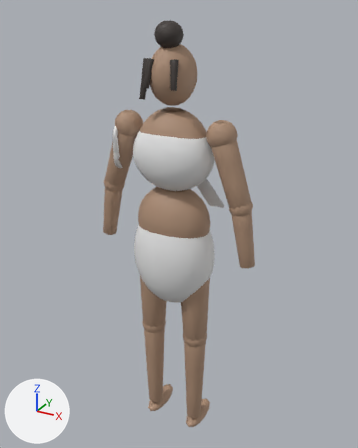
The FBX model .arena/production/2026-11-24_w1d7_blender_package/output/ADANNA_AD03_V2/ADANNA_AD03_V2.fbx: old version first, new version second.
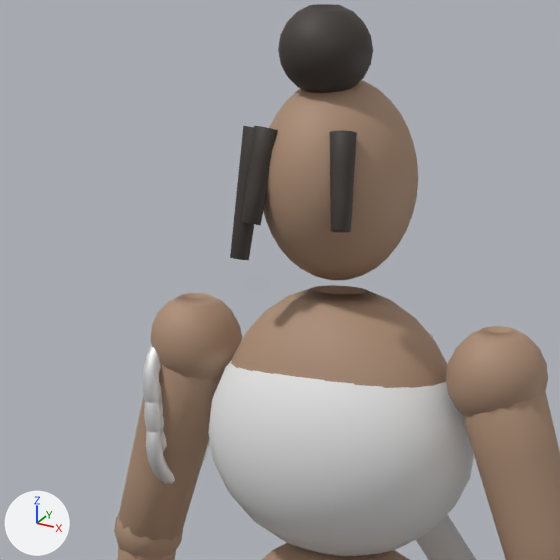
Each version is shown whole from a 50 mm camera at (0.937, -1.658, 1.887) aimed at (-0.01, 0.064, 1.026), then close up on the part from 19% to 67% of the width and 4% to 43% of the height. Lighting does not change. The marker at lower left points along +X, +Y and +Z. The older version's two pictures come first. Vertices at exactly the same position are counted once.

Objects in the first close-up: 'armlet_coil1_L_plain', 'armlet_coil2_L_plain', 'armlet_coil3_L_plain', 'braid1', 'braid2', 'braid3', 'hair_knot', 'head', 'neck_torso_upper', 'upperarm.L', 'upperarm.R', 'wrap_top_indigo' and 3 more.
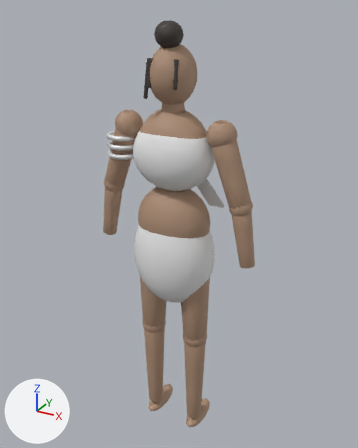
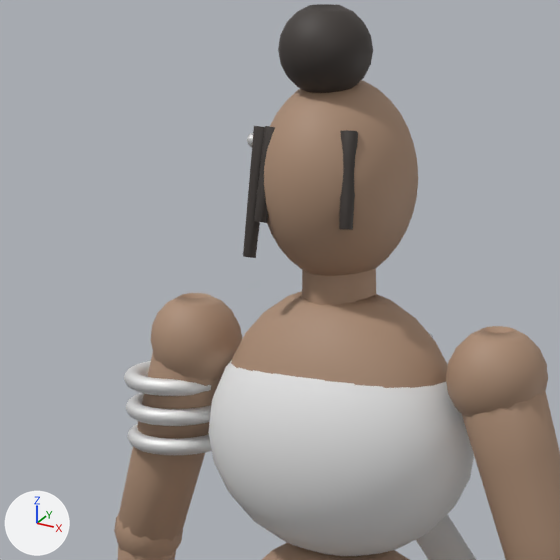
Pixel boxes (x1, y1, x2, y2) of what changed, in the close-ups (560 x 560 px):
'head', reshaped: before (264, 80, 418, 280); after (264, 80, 418, 305)
'braid2', reshaped: before (230, 126, 255, 260); after (243, 126, 265, 258)
'braid3', reshaped (31% narrower): before (329, 130, 357, 232); after (339, 130, 358, 230)
'braid1', reshaped: before (242, 126, 278, 225); after (254, 126, 275, 223)
'armlet_coil3_L_plain', reshaped: before (146, 415, 210, 484); after (127, 424, 212, 455)
'armlet_coil1_L_plain', reshaped: before (143, 344, 163, 416); after (124, 361, 211, 396)
'armlet_coil2_L_plain', reshaped: before (144, 383, 167, 451); after (126, 393, 211, 426)
part 6 of me_head, added (beige): after (302, 268, 376, 305)

What changed in the scene script:
```text
Change me_braid1:
    used by ob_braid1; location = (0.0, 0.0, 0.0)
    remove me_braid1.from_pydata(...)  # 42 vertices, 80 faces; spans x -0.068..-0.0338, y -0.1087..-0.0604, z 1.6124..1.7185
    add me_braid1.from_pydata(...)  # 42 vertices, 80 faces; spans x -0.0623..-0.0385, y -0.0894..-0.0522, z 1.6135..1.717
    me_braid1 part 5: 42 of 42 vertices moved; they spanned x -0.068..-0.0338, y -0.1087..-0.0604, z 1.6124..1.7185 and now span x -0.0623..-0.0385, y -0.0894..-0.0522, z 1.6135..1.717; mean shift (0.0012, 0.0145, 0.0)
Change me_armlet_coil2_l_plain:
    used by ob_armlet_coil2_l_plain; location = (0.0, 0.0, 0.0)
    remove me_armlet_coil2_l_plain.from_pydata(...)  # 200 vertices, 400 faces; spans x -0.248..-0.228, y -0.0665..0.0665, z 1.2955..1.4285
    add me_armlet_coil2_l_plain.from_pydata(...)  # 200 vertices, 400 faces; spans x -0.3045..-0.1715, y -0.0665..0.0665, z 1.352..1.372
    me_armlet_coil2_l_plain part 2: the whole mesh is multiplied about its middle by the matrix ((0.0, 1.0, 0.0), (0.0, 0.0, 1.0), (1.0, 0.0, 0.0))
Change me_braid2:
    used by ob_braid2; location = (0.0, 0.0, 0.0)
    remove me_braid2.from_pydata(...)  # 42 vertices, 80 faces; spans x -0.0848..-0.0478, y -0.1089..-0.0602, z 1.573..1.7177
    add me_braid2.from_pydata(...)  # 42 vertices, 80 faces; spans x -0.0784..-0.0525, y -0.0894..-0.0521, z 1.5739..1.7165
    me_braid2 part 7: 42 of 42 vertices moved; they spanned x -0.0848..-0.0478, y -0.1089..-0.0602, z 1.573..1.7177 and now span x -0.0784..-0.0525, y -0.0894..-0.0521, z 1.5739..1.7165; mean shift (0.0015, 0.0145, 0.0)
Change me_armlet_coil1_l_plain:
    used by ob_armlet_coil1_l_plain; location = (0.0, 0.0, 0.0)
    remove me_armlet_coil1_l_plain.from_pydata(...)  # 200 vertices, 400 faces; spans x -0.248..-0.228, y -0.0665..0.0665, z 1.3335..1.4665
    add me_armlet_coil1_l_plain.from_pydata(...)  # 200 vertices, 400 faces; spans x -0.3045..-0.1715, y -0.0665..0.0665, z 1.39..1.41
    me_armlet_coil1_l_plain part 3: the whole mesh is multiplied about its middle by the matrix ((0.0, 1.0, 0.0), (0.0, 0.0, 1.0), (1.0, 0.0, 0.0))
Change me_braid3:
    used by ob_braid3; location = (0.0, 0.0, 0.0)
    remove me_braid3.from_pydata(...)  # 42 vertices, 80 faces; spans x 0.0338..0.068, y -0.1087..-0.0604, z 1.6124..1.7185
    add me_braid3.from_pydata(...)  # 42 vertices, 80 faces; spans x 0.0385..0.0623, y -0.0894..-0.0522, z 1.6135..1.717
    me_braid3 part 1: 42 of 42 vertices moved; they spanned x 0.0338..0.068, y -0.1087..-0.0604, z 1.6124..1.7185 and now span x 0.0385..0.0623, y -0.0894..-0.0522, z 1.6135..1.717; mean shift (-0.0012, 0.0145, 0.0)
Change me_head:
    used by ob_head; location = (0.0, 0.0, 0.0)
    remove me_head.from_pydata(...)  # 410 vertices, 816 faces; spans x -0.088..0.088, y -0.1..0.1, z 1.543..1.765
    add me_head.from_pydata(...)  # 468 vertices, 928 faces; spans x -0.088..0.088, y -0.1..0.1, z 1.4..1.765
    me_head part 6: a new loose piece of 58 vertices spanning x -0.047..0.047, y -0.048..0.048, z 1.4..1.6, in mat_skin_base_v1 (beige #ad8e76)
Change me_armlet_coil3_l_plain:
    used by ob_armlet_coil3_l_plain; location = (0.0, 0.0, 0.0)
    remove me_armlet_coil3_l_plain.from_pydata(...)  # 200 vertices, 400 faces; spans x -0.248..-0.228, y -0.0665..0.0665, z 1.2575..1.3905
    add me_armlet_coil3_l_plain.from_pydata(...)  # 200 vertices, 400 faces; spans x -0.3045..-0.1715, y -0.0665..0.0665, z 1.314..1.334
    me_armlet_coil3_l_plain part 4: the whole mesh is multiplied about its middle by the matrix ((0.0, 1.0, 0.0), (0.0, 0.0, 1.0), (1.0, 0.0, 0.0))
```
